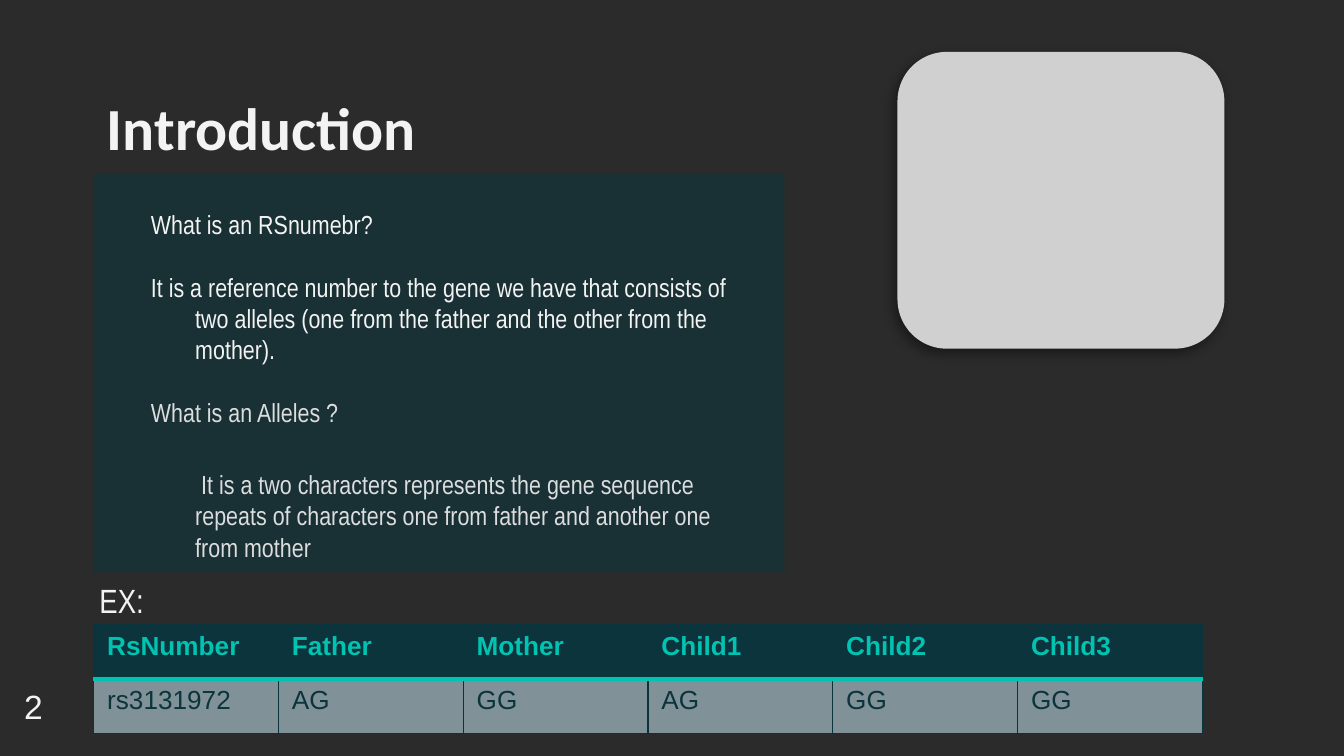
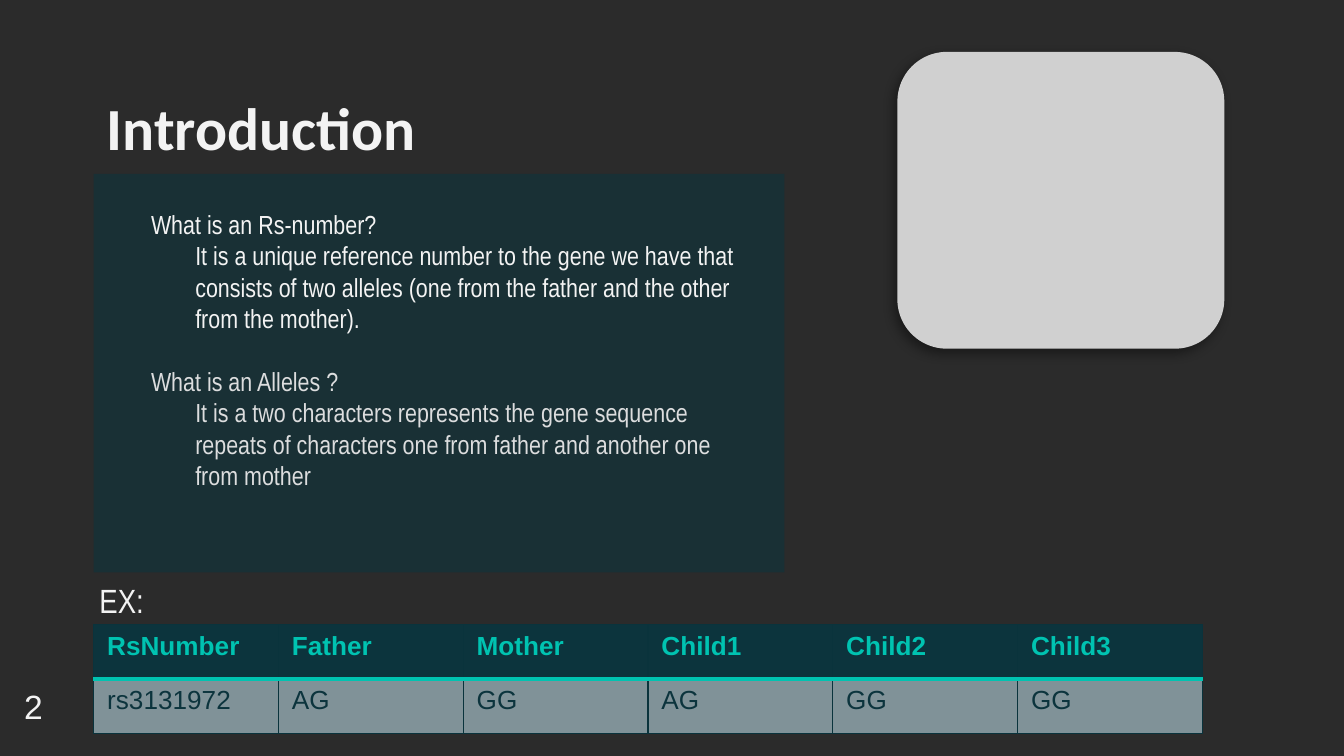
Before and after one commit to YoussifAssem/Genatac, a slide deck: slide 4 of E-Genetics/presentations/Genetics Paper.pptx. Drawn at 1344x756 pixels with LibreOffice and Linux fonts; fonts in the diff are those of the drawing; grey boxes stand for pictures; background and template pictures are left out; a plain dark background stands for a picture behind light text. Boxes give left, top, right and bottom in pixels: in the first picture for what was removed or moved away, otherwise in the second. Text is boxed around its words. In the diff, an @@ line names an element or a change of style, - is before the commit and + after.

```diff
--- a/E-Genetics/presentations/Genetics Paper.pptx
+++ b/E-Genetics/presentations/Genetics Paper.pptx
@@ text in rectangle at bbox=[151, 215, 734, 334]: text changed @@
-What is an RSnumebr?
-It is a reference number to the gene we have that consists of two alleles (one from the father and the other from the mother).
+What is an Rs-number?
+It is a unique reference number to the gene we have that consists of two alleles (one from the father and the other from the mother).
```
Also in this commit, not shown: 4 other slides changed, 1 other file.
